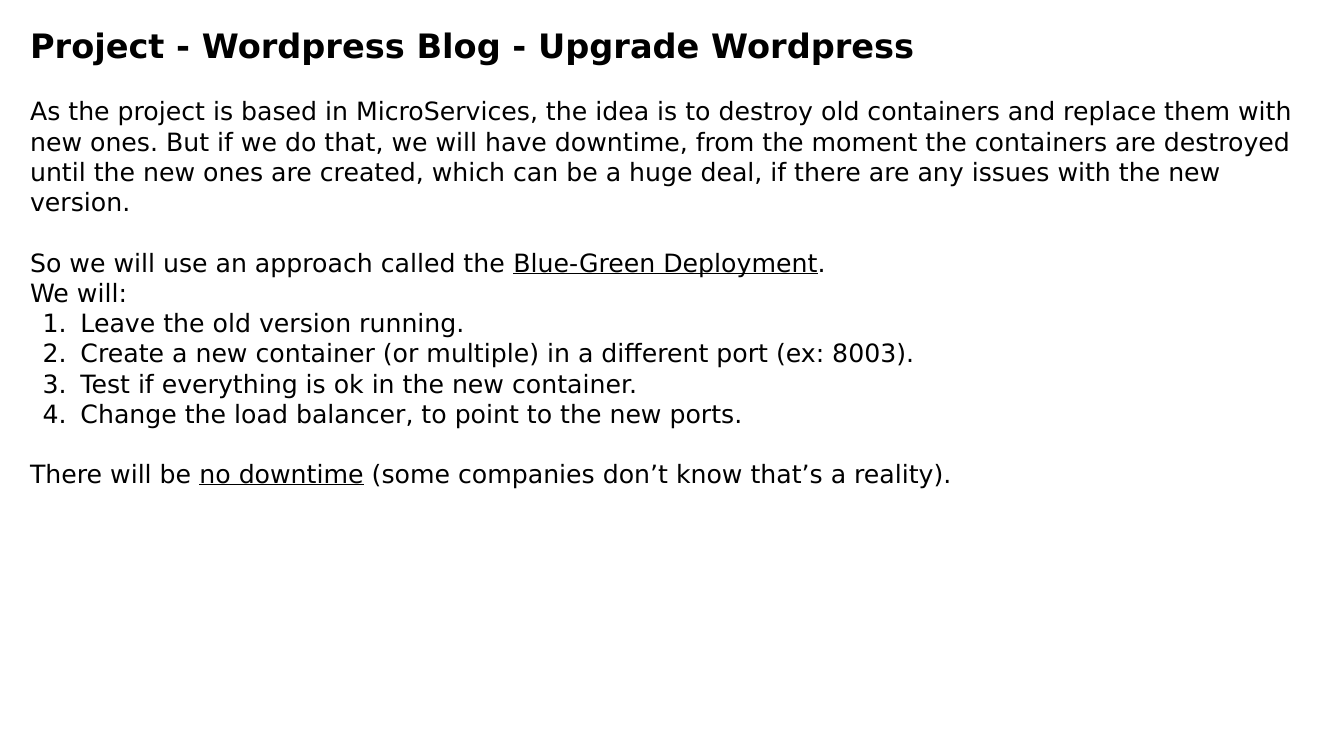
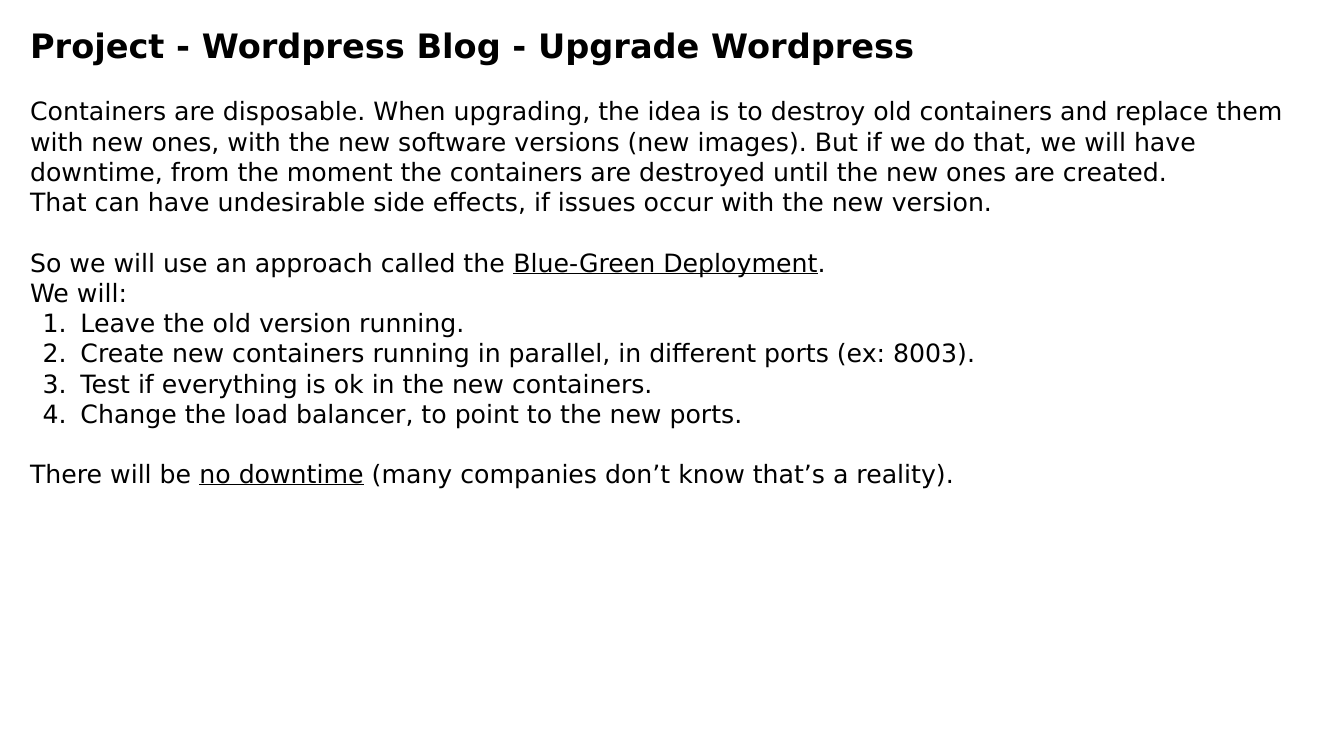
Before and after one commit to luisnabais-courses/course_docker, a slide deck: slide 22 of slides/02_intermediate_course_slides.odp. Drawn at 1344x756 pixels with LibreOffice and Linux fonts; fonts in the diff are those of the drawing; background and template pictures are left out. Boxes give left, top, right and bottom in pixels: in the first picture for what was removed or moved away, otherwise in the second. Text is boxed around its words. In the diff, an @@ line names an element or a change of style, - is before the commit and + after.

```diff
--- a/slides/02_intermediate_course_slides.odp
+++ b/slides/02_intermediate_course_slides.odp
@@ text at (30,101,1282,214): text changed @@
-As the project is based in MicroServices, the idea is to destroy old containers and replace them with new ones. But if we do that, we will have downtime, from the moment the containers are destroyed until the new ones are created, which can be a huge deal, if there are any issues with the new version.
+Containers are disposable. When upgrading, the idea is to destroy old containers and replace them with new ones, with the new software versions (new images). But if we do that, we will have downtime, from the moment the containers are destroyed until the new ones are created.
+That can have undesirable side effects, if issues occur with the new version.
@@ text at (80,343,975,399): text changed @@
-2. Create a new container (or multiple) in a different port (ex: 8003).
-3. Test if everything is ok in the new container.
+2. Create new containers running in parallel, in different ports (ex: 8003).
+3. Test if everything is ok in the new containers.
@@ text at (30,464,953,489): text changed @@
-There will be no downtime (some companies don’t know that’s a reality).
+There will be no downtime (many companies don’t know that’s a reality).
```
Also in this commit, not shown: 14 other slides changed, 3 slides added, 1 slide removed, 5 other files.
